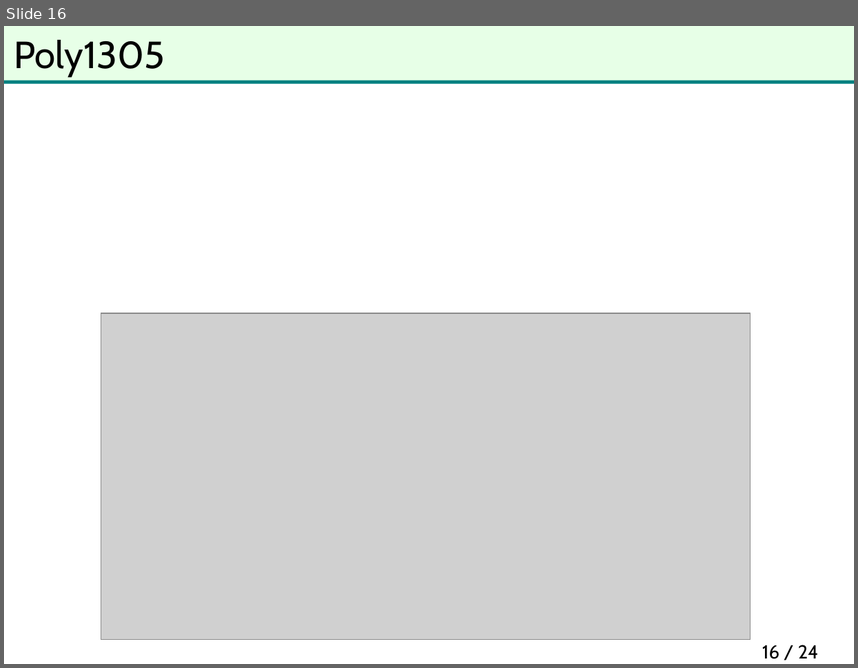
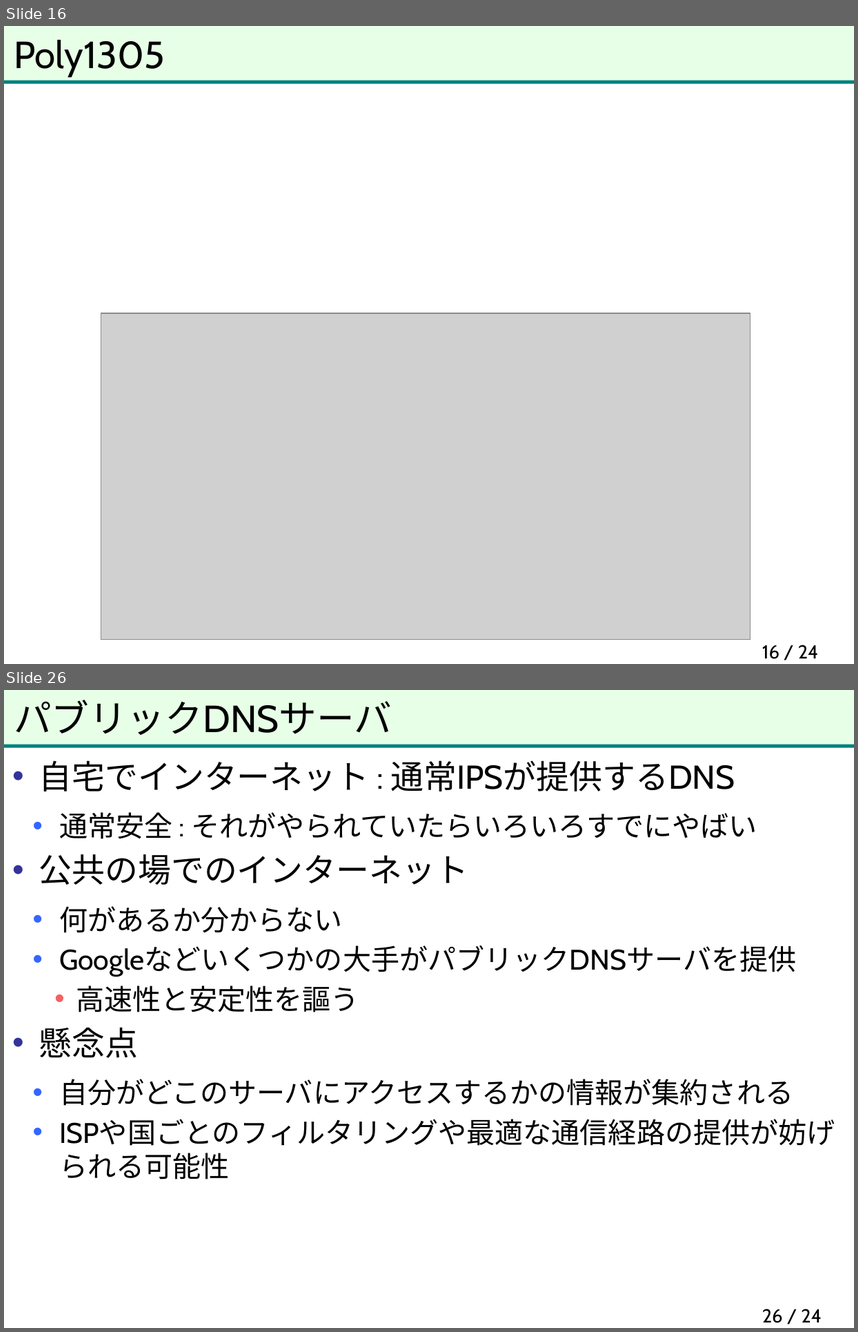
Before and after one commit to herumi/anninbon, a slide deck: lec/anninbon9.pptx. Shown one above the other, each under a label of ours: slide 16 before the commit, slides 16 and 26 after it; the slides between them are not shown. The pictures are 858x668 and 858x1332 pixels, drawn with LibreOffice and Linux fonts; fonts in the diff are those of the drawing; grey boxes stand for pictures; background and template pictures are left out. Boxes give left, top, right and bottom in pixels: in the first picture for what was removed or moved away, otherwise in the second. Text is boxed around its words. In the diff, an @@ line names an element or a change of style, - is before the commit and + after.

```diff
--- a/lec/anninbon9.pptx
+++ b/lec/anninbon9.pptx
@@ slide 26 added at [4, 690, 854, 1328], background #FFFFFF; not listed: 2 template elements that a slide beside it also shows @@
@@ title added at [14, 700, 392, 735], 32 pt, text #000000 @@
+パブリックDNSサーバ
@@ text added at [39, 760, 796, 1105], 24 pt, text #000000 @@
+• 自宅でインターネット : 通常IPSが提供するDNS
+  • 通常安全 : それがやられていたらいろいろすでにやばい
+• 公共の場でのインターネット
+  • 何があるか分からない
+  • Googleなどいくつかの大手がパブリックDNSサーバを提供
+    • 高速性と安定性を謳う
+• 懸念点
+  • 自分がどこのサーバにアクセスするかの情報が集約される
+  • ISPや国ごとのフィルタリングや最適な通信経路の提供が妨げられる可能性
@@ page number added at [762, 1308, 822, 1323], 16 pt, text #000000 @@
+26 / 24
```
Also in this commit, not shown: 14 other slides added.
